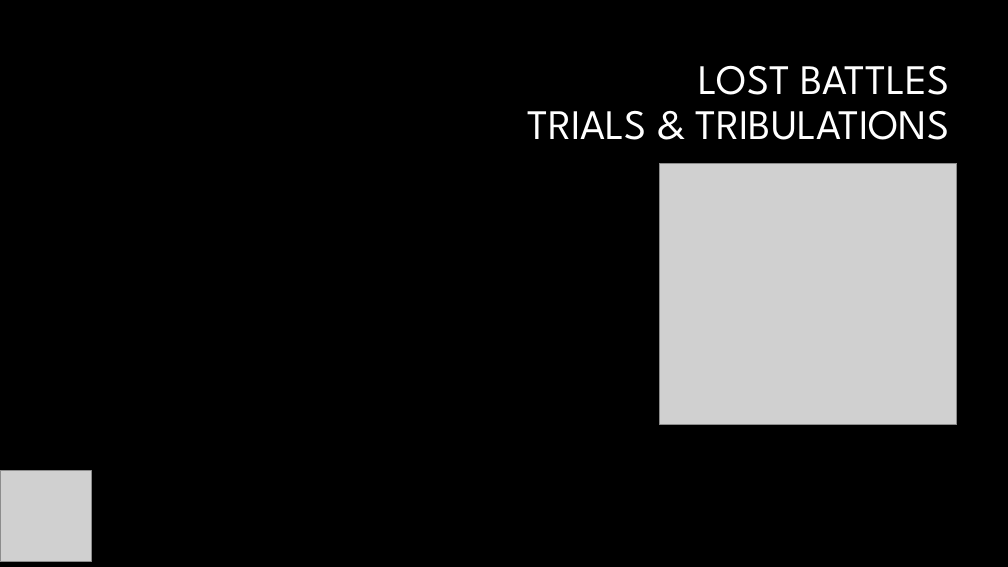
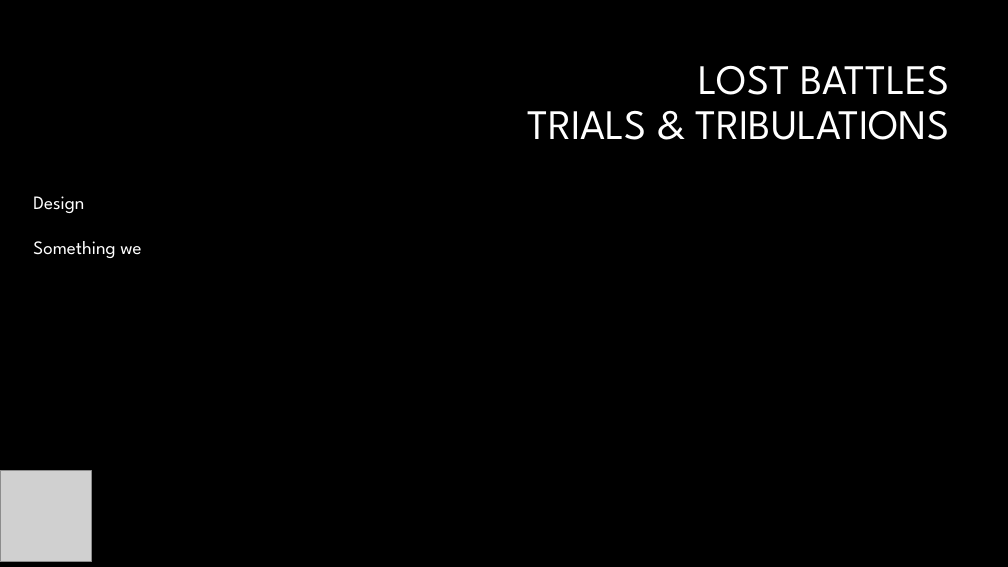
Before and after one commit to Dbuescher8/Final-Project, a slide deck: slide 11 of Final Presentation.pptx (slide 10 before the commit). Drawn at 1008x567 pixels with LibreOffice and Linux fonts; fonts in the diff are those of the drawing; grey boxes stand for pictures; background and template pictures are left out. Boxes give left, top, right and bottom in pixels: in the first picture for what was removed or moved away, otherwise in the second. Text is boxed around its words. In the diff, an @@ line names an element or a change of style, - is before the commit and + after.

```diff
--- a/Final Presentation.pptx
+++ b/Final Presentation.pptx
@@ picture removed at [659, 163, 957, 425] @@
@@ text added at [33, 196, 141, 258], 18 pt, text #FFFFFF @@
+Design
+Something we
```
Also in this commit, not shown: 2 other slides changed, 1 slide added, 2 other files.
